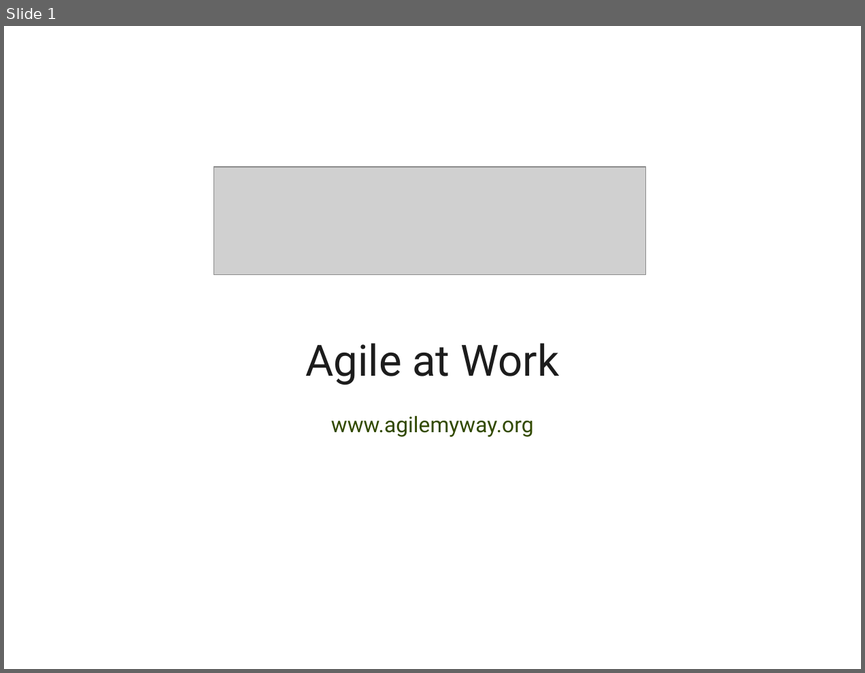
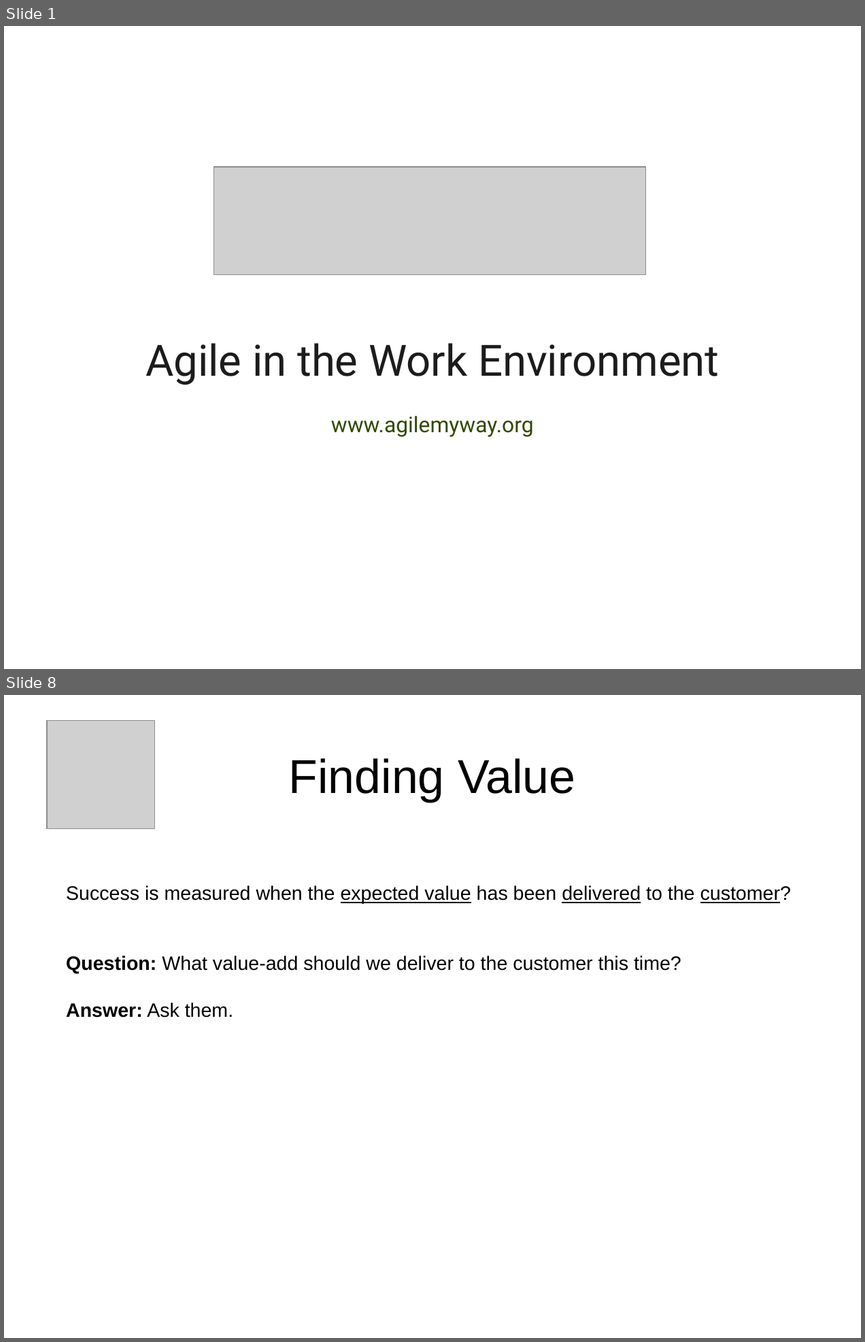
Before and after one commit to dsietz/agile-my-way, a slide deck: doc/Agile at Work.odp. Shown one above the other, each under a label of ours: slide 1 before the commit, slides 1 and 8 after it; the slides between them are not shown. The pictures are 865x673 and 865x1342 pixels, drawn with LibreOffice and Linux fonts; fonts in the diff are those of the drawing; grey boxes stand for pictures. Boxes give left, top, right and bottom in pixels: in the first picture for what was removed or moved away, otherwise in the second. Text is boxed around its words. In the diff, an @@ line names an element or a change of style, - is before the commit and + after.

Commit message:
added the Agile at Work presentation

```diff
--- a/doc/Agile at Work.odp
+++ b/doc/Agile at Work.odp
@@ slide 8 added at box(4, 695, 861, 1338), background #FFFFFF @@
@@ picture added at box(47, 721, 155, 829) @@
@@ title added at box(289, 758, 575, 802), 44 pt, text #000000 @@
+Finding Value
@@ text added at box(66, 885, 791, 1017), 18 pt, text #000000 @@
+Success is measured when the expected value has been delivered to the customer?
+Question: What value-add should we deliver to the customer this time?
+Answer: Ask them.
@@ slide 1 changed as well @@
@@ text at box(145, 343, 719, 385): text changed @@
-Agile at Work
+Agile in the Work Environment
```
Also in this commit, not shown: 1 other slide changed, 37 other slides added, 1 slide removed, 2 other files.
